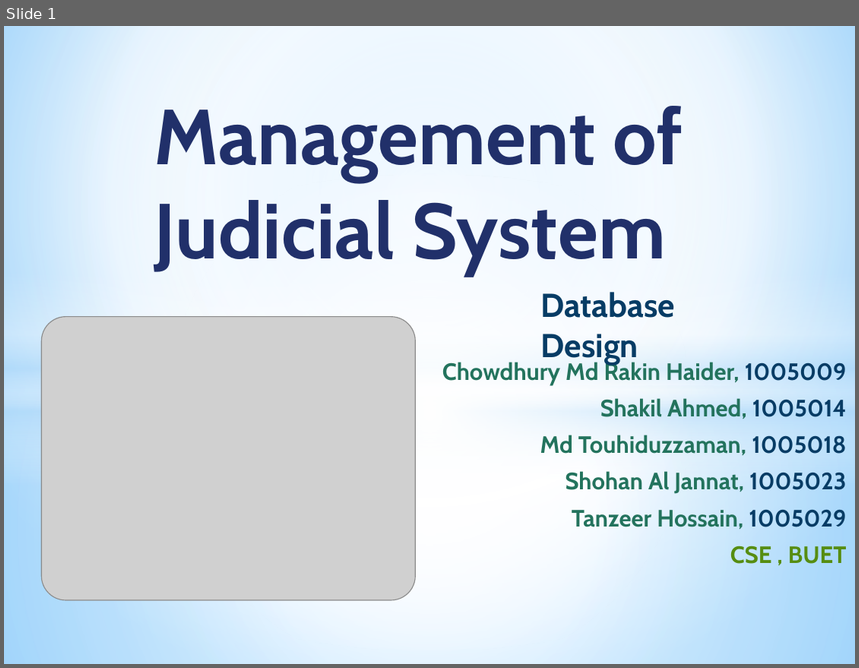
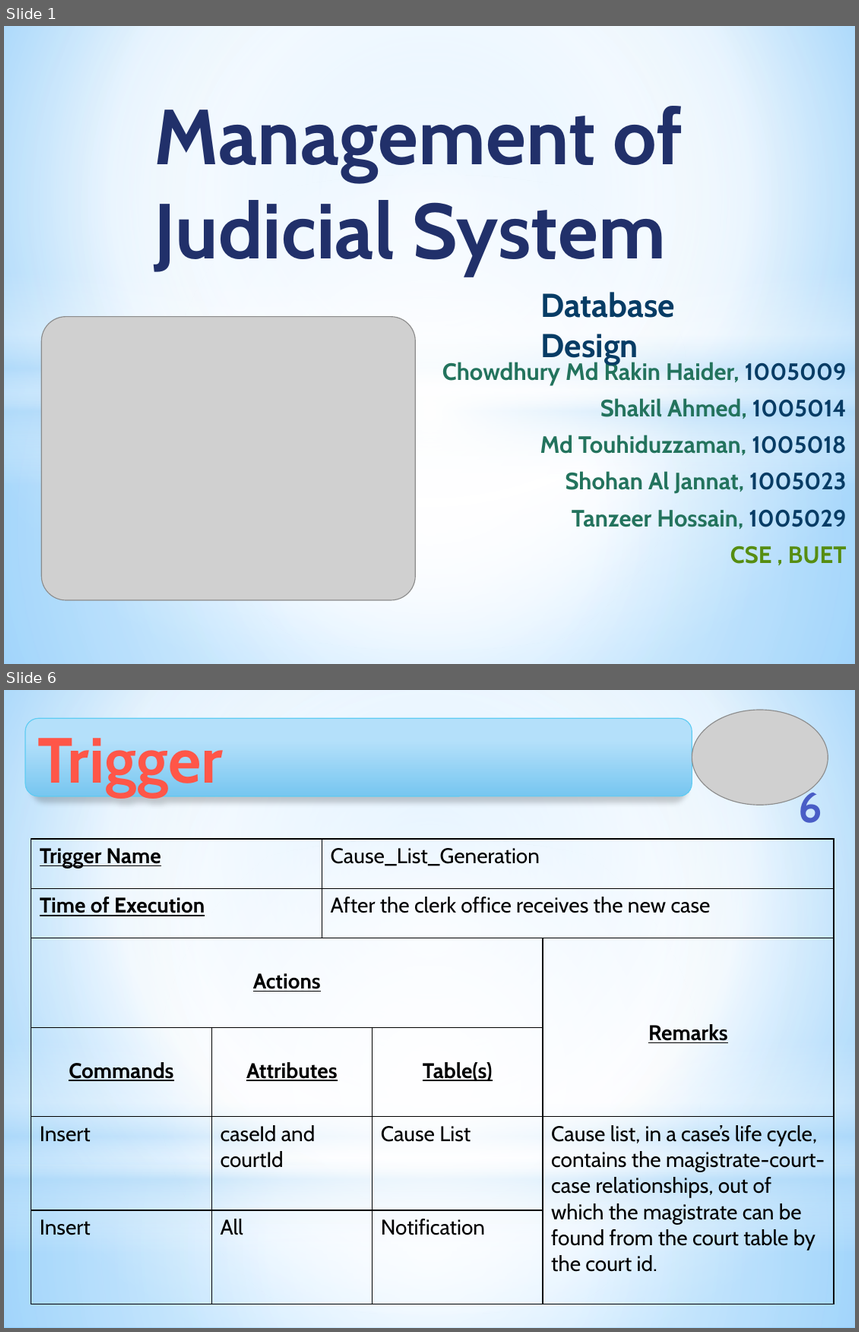
Before and after one commit to Touhid18/CSE308-Management_of_Judicial_System-1005009_1005014_1005018_1005023_1005029, a slide deck: ISD_Management_of_Judicial_System_DatabaseDesign.pptx. Shown one above the other, each under a label of ours: slide 1 before the commit, slides 1 and 6 after it; the slides between them are not shown. The pictures are 859x668 and 859x1332 pixels, drawn with LibreOffice and Linux fonts; fonts in the diff are those of the drawing; grey boxes stand for pictures. Boxes give left, top, right and bottom in pixels: in the first picture for what was removed or moved away, otherwise in the second. Text is boxed around its words. In the diff, an @@ line names an element or a change of style, - is before the commit and + after.

Commit message:
Database Design _ Trigger and procedure with the complete ERD is complete

```diff
--- a/ISD_Management_of_Judicial_System_DatabaseDesign.pptx
+++ b/ISD_Management_of_Judicial_System_DatabaseDesign.pptx
@@ slide 6 added at (4,690,855,1328), background gradient #9ED5FF to #FFFFFF to #5BB9FF @@
@@ rectangle added at (4,690,855,1165), fill gradient #FFFFFF to #B4DCFA @@
@@ picture added at (692,710,828,805) @@
@@ rounded rectangle added at (25,718,692,796), fill gradient #B1E2FD to #76C6F1, outline #5ECCF3 0.75 pt, 54 pt, text gradient #FF6155 to #FF5748 to #EF3718, bold @@
+Trigger
@@ page number added at (798,786,822,823), 36 pt, text gradient #717FD2 to #4A5EC6 to #324CB5 to #31479D to #30469A, bold @@
+6
@@ ellipse added at (4,839,855,1314), fill gradient #FFFFFF @@
@@ table added at (31,839,834,1305), 6 rows, 5 columns @@
+Trigger Name |  | Cause_List_Generation |  | 
+Time of Execution |  | After the clerk office receives the new case |  | 
+Actions |  |  |  | Remarks
+Commands | Attributes |  | Table(s) | 
+Insert | caseId and courtId |  | Cause List | Cause list, in a case’s life cycle, contains the magistrate-court-case relationships, out of which the magistrate can be found from the court table by the court id.
+Insert | All |  | Notification | 
@@ rectangle added at (4,1040,855,1253), fill gradient #FFFFFF to #B4DCFA @@
@@ rectangle added at (4,1165,855,1328), fill gradient #FFFFFF to #B4DCFA @@
```
Also in this commit, not shown: 14 other slides added, 3 slides removed, 1 other file.
